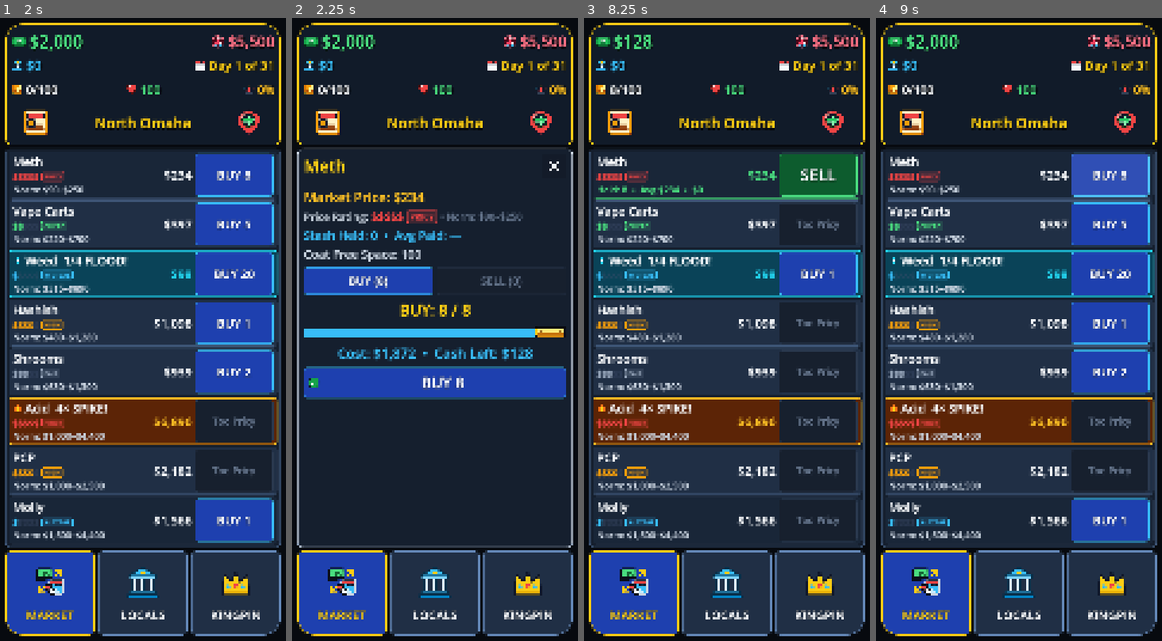
Above: before the commit, frames 1-4 (left to right).
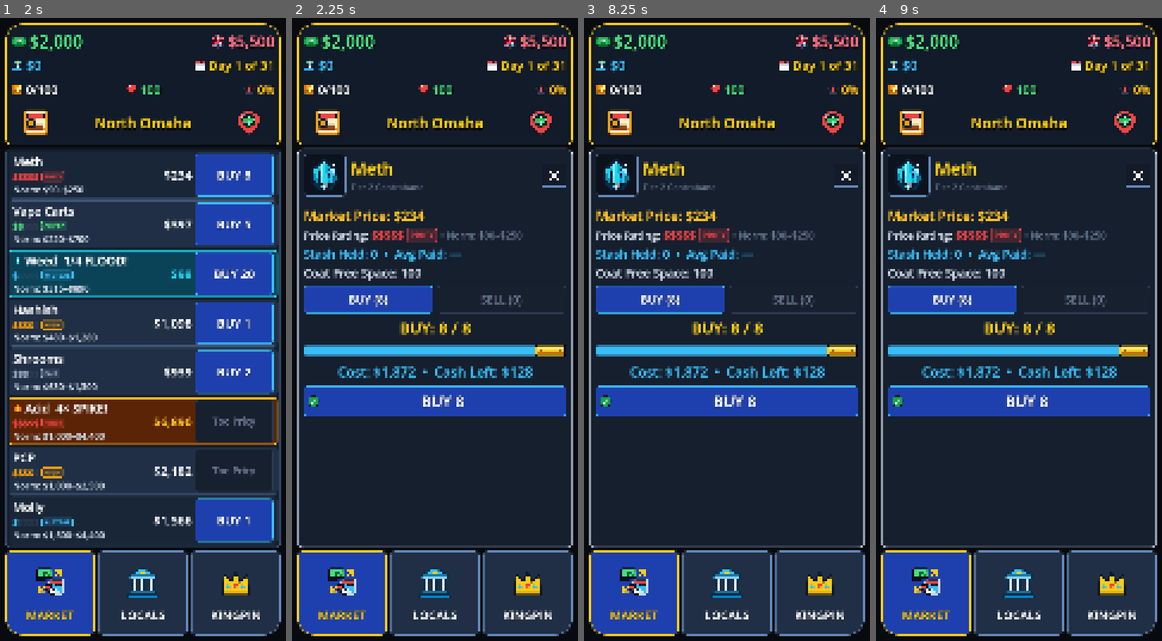
Above: after the commit, the same moments.

Repository: TimGoergen/dope-wars
Game: Godot game, scene res://Main.tscn
The game is run twice, just before and just after one commit, with the same random seed, the same clock (stepped at 60 frames per second) and the same inputs.
Inputs (mouse positions are in pixels of both pictures, inside the frame that each line leads up to):
- Up to frame 1 (2 s): click (37, 123) at 0.52 s; click (248, 123) at 1.27 s
- Up to frame 2 (2.25 s): click (394, 173) at 2.02 s
- Up to frame 3 (8.25 s): click "BUY 8" at 2.75 s; click (686, 223) at 3.52 s; click "BUY 5" at 4.25 s; click (686, 273) at 5.02 s; click "BUY 20" at 5.75 s; click (686, 323) at 6.52 s; click "BUY 1" at 7.25 s; click (686, 373) at 8.02 s
- Up to frame 4 (9 s): click (1110, 173) at 8.75 s, where only the run before the commit has a clickable "SELL"

Frame 1 is identical in both runs. In frame 2, 17% of the frame differs, in the area x 4-96%, y 21-64%; in frame 3, 31%; in frame 4, 36%, in the area x 1-99%, y 21-86%.

Commit message:
feat: include large drug SVG illustration card in trade overlay header

Diff:
--- a/game/scripts/ui/TradeOverlay.gd
+++ b/game/scripts/ui/TradeOverlay.gd
@@ -80,49 +80,6 @@
 	var held := int(entry["qty"])
 	var avg_paid := int(entry["avg_paid"])
 	var max_buy := _state.get_max_buyable(_product_id)
-
-	var main_vbox := VBoxContainer.new()
-	main_vbox.size_flags_horizontal = Control.SIZE_EXPAND_FILL
-	main_vbox.size_flags_vertical = Control.SIZE_EXPAND_FILL
-	main_vbox.add_theme_constant_override("separation", 18)
-	panel.add_child(main_vbox)
-
-	# 1. Header Row: Big Product Name + Top-right X button
-	var header := HBoxContainer.new()
-	header.size_flags_horizontal = Control.SIZE_EXPAND_FILL
-	header.add_theme_constant_override("separation", 12)
-	main_vbox.add_child(header)
-
-	var title_lbl := UiPalette.add_label(header, String(p_def["name"]), 62, UiPalette.GOLD_ACCENT, false, true)
-	title_lbl.size_flags_horizontal = Control.SIZE_EXPAND_FILL
-
-	var close_btn := Button.new()
-	close_btn.text = ""
-	close_btn.icon = UiIcons.get_icon("close_x", 62)
-	close_btn.icon_alignment = HORIZONTAL_ALIGNMENT_CENTER
-	close_btn.custom_minimum_size = Vector2(90, 90)
-	close_btn.size_flags_vertical = Control.SIZE_SHRINK_CENTER
-	UiPalette.style_close_button(close_btn)
-	close_btn.pressed.connect(func() -> void:
-		Audio.play(&"tap")
-		visible = false
-	)
-	header.add_child(close_btn)
-
-	var div := ColorRect.new()
-	div.color = UiPalette.BORDER_SLATE
-	div.custom_minimum_size = Vector2(0, 3)
-	div.size_flags_horizontal = Control.SIZE_EXPAND_FILL
-	main_vbox.add_child(div)
-
-	# 2. Market & Stash Summary with Price Rating / Tag Info
-	var summary_vbox := VBoxContainer.new()
-	summary_vbox.size_flags_horizontal = Control.SIZE_EXPAND_FILL
-	summary_vbox.add_theme_constant_override("separation", 10)
-	main_vbox.add_child(summary_vbox)
-
-	var mkt_str := Money.format(price) if price > 0 else "No Local Buyers"
-	var avg_str := Money.format(avg_paid) if held > 0 else "—"
 
 	var min_p := int(_state.tuning.get(String(p_def["min_prop"])))
 	var max_p := int(_state.tuning.get(String(p_def["max_prop"])))
@@ -152,6 +109,78 @@
 	elif a_cnt >= 4:
 		price_color = UiPalette.SPIKE_AMBER
 
+	var main_vbox := VBoxContainer.new()
+	main_vbox.size_flags_horizontal = Control.SIZE_EXPAND_FILL
+	main_vbox.size_flags_vertical = Control.SIZE_EXPAND_FILL
+	main_vbox.add_theme_constant_override("separation", 18)
+	panel.add_child(main_vbox)
+
+	# 1. Header Row: Large Drug SVG Art Card + Product Name & Category + Close X button
+	var header := HBoxContainer.new()
+	header.size_flags_horizontal = Control.SIZE_EXPAND_FILL
+	header.add_theme_constant_override("separation", 18)
+	main_vbox.add_child(header)
+
+	var art_card := PanelContainer.new()
+	art_card.custom_minimum_size = Vector2(160, 160)
+	art_card.size_flags_vertical = Control.SIZE_SHRINK_CENTER
+	var card_border: Color = UiPalette.BORDER_BRIGHT
+	if sig == "spike":
+		card_border = UiPalette.SPIKE_AMBER
+	elif sig == "flood":
+		card_border = UiPalette.FLOOD_CYAN
+	art_card.add_theme_stylebox_override("panel", UiPalette.make_box(Color("#0C131F"), card_border, 16, 2, 8, 8))
+	header.add_child(art_card)
+
+	var drug_icon_rect := TextureRect.new()
+	drug_icon_rect.texture = UiIcons.get_drug_icon(_product_id, 144)
+	drug_icon_rect.custom_minimum_size = Vector2(144, 144)
+	drug_icon_rect.expand_mode = TextureRect.EXPAND_IGNORE_SIZE
+	drug_icon_rect.stretch_mode = TextureRect.STRETCH_KEEP_ASPECT_CENTERED
+	drug_icon_rect.mouse_filter = Control.MOUSE_FILTER_IGNORE
+	art_card.add_child(drug_icon_rect)
+
+	var title_vbox := VBoxContainer.new()
+	title_vbox.size_flags_horizontal = Control.SIZE_EXPAND_FILL
+	title_vbox.alignment = BoxContainer.ALIGNMENT_CENTER
+	title_vbox.add_theme_constant_override("separation", 4)
+	header.add_child(title_vbox)
+
+	var title_lbl := UiPalette.add_label(title_vbox, String(p_def["name"]), 62, UiPalette.GOLD_ACCENT, false, true)
+	title_lbl.autowrap_mode = TextServer.AUTOWRAP_OFF
+
+	var cat_str := "Tier %d Contraband" % int(p_def.get("row", 1))
+	var cat_lbl := UiPalette.add_label(title_vbox, cat_str, 32, UiPalette.TEXT_MUTED, false, false)
+	cat_lbl.autowrap_mode = TextServer.AUTOWRAP_OFF
+
+	var close_btn := Button.new()
+	close_btn.text = ""
+	close_btn.icon = UiIcons.get_icon("close_x", 62)
+	close_btn.icon_alignment = HORIZONTAL_ALIGNMENT_CENTER
+	close_btn.custom_minimum_size = Vector2(90, 90)
+	close_btn.size_flags_vertical = Control.SIZE_SHRINK_CENTER
+	UiPalette.style_close_button(close_btn)
+	close_btn.pressed.connect(func() -> void:
+		Audio.play(&"tap")
+		visible = false
+	)
+	header.add_child(close_btn)
+
+	var div := ColorRect.new()
+	div.color = UiPalette.BORDER_SLATE
+	div.custom_minimum_size = Vector2(0, 3)
+	div.size_flags_horizontal = Control.SIZE_EXPAND_FILL
+	main_vbox.add_child(div)
+
+	# 2. Market & Stash Summary with Price Rating & Dollar Sign Meter
+	var summary_vbox := VBoxContainer.new()
+	summary_vbox.size_flags_horizontal = Control.SIZE_EXPAND_FILL
+	summary_vbox.add_theme_constant_override("separation", 10)
+	main_vbox.add_child(summary_vbox)
+
+	var mkt_str := Money.format(price) if price > 0 else "No Local Buyers"
+	var avg_str := Money.format(avg_paid) if held > 0 else "—"
+
 	# Line 1: Market Price (Large 50px stat)
 	var mkt_lbl := UiPalette.add_label(summary_vbox, "Market Price: %s" % mkt_str, 50, price_color, false, true)
 	mkt_lbl.autowrap_mode = TextServer.AUTOWRAP_OFF
--- a/game/sim/UiLayoutTest.gd
+++ b/game/sim/UiLayoutTest.gd
@@ -250,6 +250,18 @@
 				return
 			if not rating_lbl_found:
 				push_error("FAIL [Price Rating Display]: Could not find 'Price Rating:' label in TradeOverlay")
+				quit(1)
+				return
+
+			# Verify Large Drug SVG icon is present and >= 144px
+			var drug_svg_found := false
+			for node in main._trade_overlay.find_children("*", "TextureRect", true, false):
+				var tr := node as TextureRect
+				if tr.texture != null and tr.texture.get_width() >= 144:
+					drug_svg_found = true
+					break
+			if not drug_svg_found:
+				push_error("FAIL [Large Drug SVG]: Could not find large (>=144px) drug SVG icon in TradeOverlay")
 				quit(1)
 				return
 
